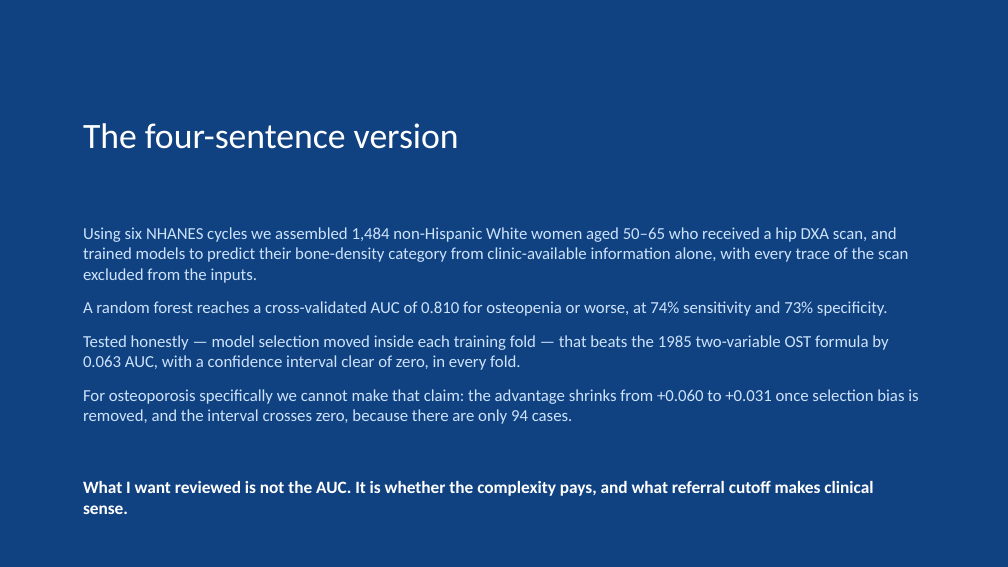
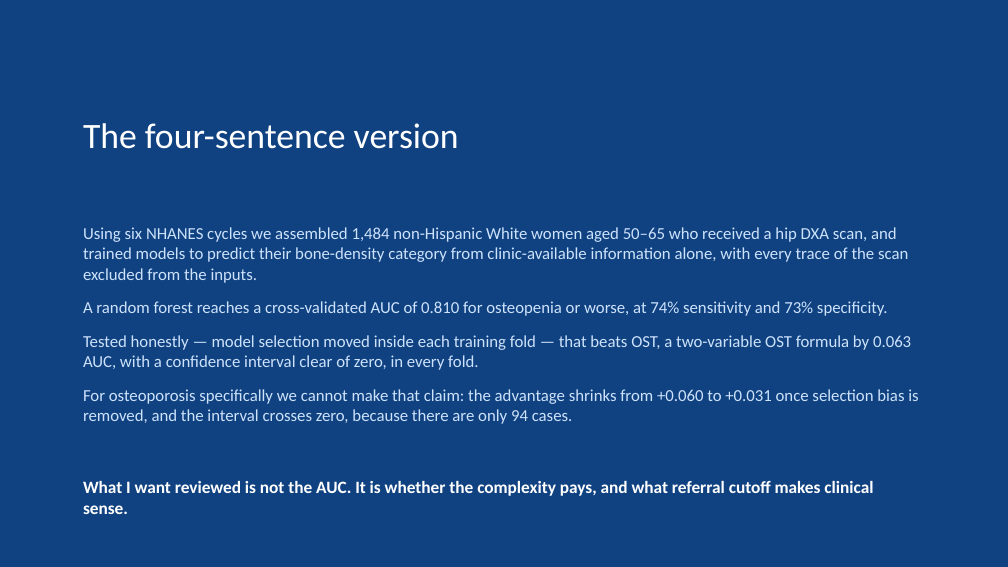
Before and after one commit to am12-dev/sf_26-27, a slide deck: slide 30 of Notes/Osteoporosis_ML_Specialist_Briefing.pptx. Drawn at 1008x567 pixels with LibreOffice and Linux fonts; fonts in the diff are those of the drawing. Boxes give left, top, right and bottom in pixels: in the first picture for what was removed or moved away, otherwise in the second. Text is boxed around its words. In the diff, an @@ line names an element or a change of style, - is before the commit and + after.

```diff
--- a/Notes/Osteoporosis_ML_Specialist_Briefing.pptx
+++ b/Notes/Osteoporosis_ML_Specialist_Briefing.pptx
@@ text at (83, 335, 911, 370): text changed @@
-Tested honestly — model selection moved inside each training fold — that beats the 1985 two-variable OST formula by 0.063 AUC, with a confidence interval clear of zero, in every fold.
+Tested honestly — model selection moved inside each training fold — that beats OST, a two-variable OST formula by 0.063 AUC, with a confidence interval clear of zero, in every fold.
```
Also in this commit, not shown: 3 other slides changed, 2 other files.
